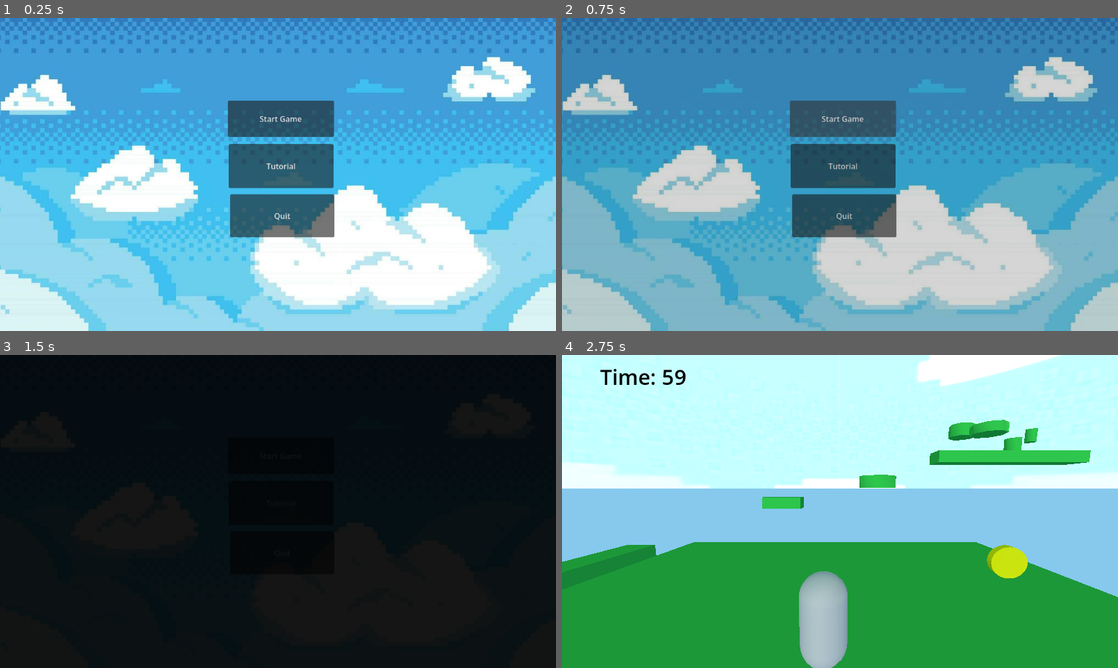
Above: before the commit, frames 1-4 (two rows, left to right).
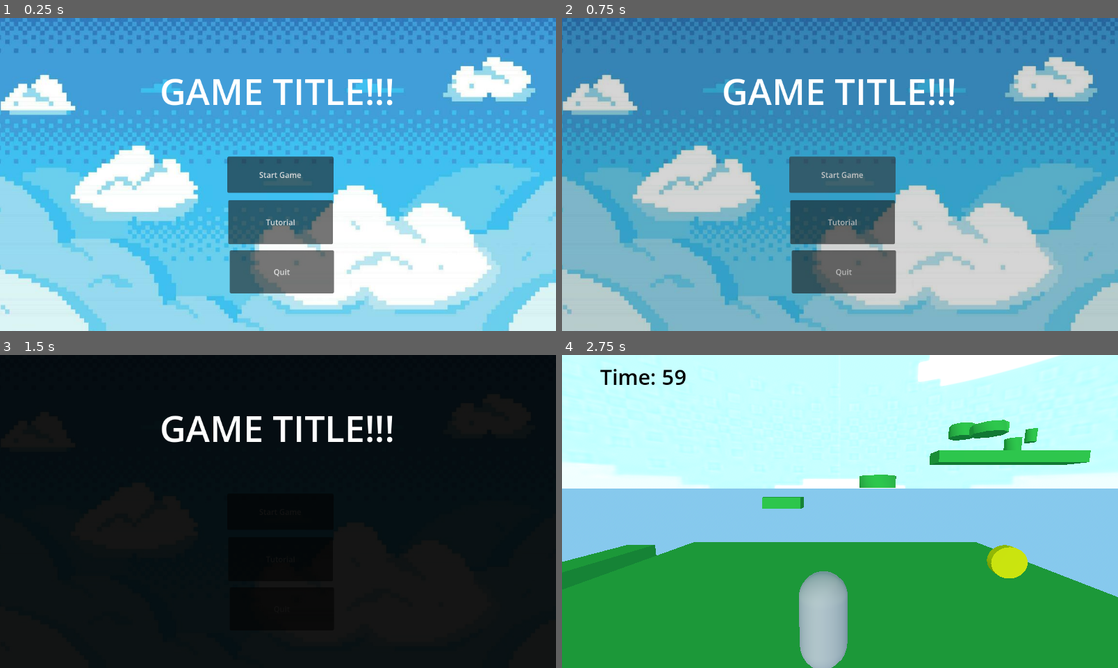
Above: after the commit, the same moments.

Repository: dbpkc15/CapstoneProject
Game: Godot game, scene res://main_menu.tscn
The game is run twice, just before and just after one commit, with the same random seed, the same clock (stepped at 60 frames per second) and the same inputs.
Inputs:
- Up to frame 1 (0.25 s): no input
- Up to frame 2 (0.75 s): click "Start Game" at 0.5 s
- Up to frame 3 (1.5 s): click "Start Game" at 1.25 s
- Up to frame 4 (2.75 s): click "Level 2" at 2 s

The runs differ from the first frame. In frame 1, 8.4% of the frame differs, in the area x 29-71%, y 19-88%; in frame 2, 8.4%; in frame 3, 1.4%; in frame 4, nothing differs.

Commit message:
Optional coin score and lose screen

Diff:
--- a/capstone-project/GameManager.gd
+++ b/capstone-project/GameManager.gd
@@ -2,3 +2,5 @@
 
 var coins_collected = 0
 var total_coins = 0
+
+var optional_coins_collected = 0
--- a/capstone-project/LoseScreen.tscn
+++ b/capstone-project/LoseScreen.tscn
@@ -1,8 +1,10 @@
 [gd_scene format=3 uid="uid://t855ae6i8yet"]
 
 [ext_resource type="Texture2D" uid="uid://cc8cipykre8aa" path="res://background.jpeg" id="1_cgnti"]
+[ext_resource type="Script" uid="uid://dw5ub0py2px8u" path="res://lose_screen.gd" id="1_rrrys"]
 
 [node name="Node2D" type="Node2D" unique_id=1328264485]
+script = ExtResource("1_rrrys")
 
 [node name="TextureRect" type="TextureRect" parent="." unique_id=113725609]
 offset_left = -2.0
@@ -10,3 +12,59 @@
 offset_right = 1305.0
 offset_bottom = 758.0
 texture = ExtResource("1_cgnti")
+
+[node name="Label" type="Label" parent="." unique_id=41581657]
+offset_top = 117.0
+offset_right = 1153.0
+offset_bottom = 302.0
+theme_override_font_sizes/font_size = 75
+text = "Game Over!"
+horizontal_alignment = 1
+
+[node name="Button_Manager" type="Control" parent="." unique_id=686444364]
+layout_mode = 3
+anchors_preset = 0
+offset_right = 40.0
+offset_bottom = 36.0
+
+[node name="MainMenu" type="Button" parent="Button_Manager" unique_id=1696461579]
+layout_mode = 0
+offset_left = 468.0
+offset_top = 492.0
+offset_right = 684.0
+offset_bottom = 581.0
+text = "Main Menu"
+
+[node name="RestartLevel" type="Button" parent="Button_Manager" unique_id=2058375044]
+layout_mode = 0
+offset_left = 467.0
+offset_top = 376.0
+offset_right = 683.0
+offset_bottom = 465.0
+text = "Restart Level
+"
+
+[node name="Button_Manager" type="Control" parent="Button_Manager/RestartLevel" unique_id=813318992]
+anchors_preset = 0
+offset_right = 40.0
+offset_bottom = 36.0
+
+[node name="MainMenu" type="Button" parent="Button_Manager/RestartLevel/Button_Manager" unique_id=50984126]
+layout_mode = 0
+offset_left = 476.0
+offset_top = 492.0
+offset_right = 692.0
+offset_bottom = 581.0
+text = "Main Menu"
+
+[node name="NextLevel" type="Button" parent="Button_Manager/RestartLevel/Button_Manager" unique_id=241980784]
+layout_mode = 0
+offset_left = 475.0
+offset_top = 376.0
+offset_right = 691.0
+offset_bottom = 465.0
+text = "Next Level
+"
+
+[connection signal="pressed" from="Button_Manager/MainMenu" to="." method="_on_main_menu_pressed"]
+[connection signal="pressed" from="Button_Manager/RestartLevel" to="." method="_on_restart_level_pressed"]
--- a/capstone-project/WinScreen.tscn
+++ b/capstone-project/WinScreen.tscn
@@ -50,5 +50,24 @@
 stretch_mode = 6
 metadata/_edit_lock_ = true
 
+[node name="LevelCompleted" type="Label" parent="." unique_id=738057321]
+offset_left = -1.0
+offset_top = 87.0
+offset_right = 1153.0
+offset_bottom = 177.0
+theme_override_font_sizes/font_size = 65
+text = "Level Completed!"
+horizontal_alignment = 1
+
+[node name="ScoreLabel" type="Label" parent="." unique_id=1404940877]
+offset_left = 2.0
+offset_top = 133.0
+offset_right = 1153.0
+offset_bottom = 397.0
+theme_override_font_sizes/font_size = 60
+text = "+0"
+horizontal_alignment = 1
+vertical_alignment = 1
+
 [connection signal="pressed" from="Button_Manager/MainMenu" to="." method="_on_main_menu_pressed"]
 [connection signal="pressed" from="Button_Manager/NextLevel" to="." method="_on_next_level_pressed"]
--- a/capstone-project/character_body_3d.gd
+++ b/capstone-project/character_body_3d.gd
@@ -67,3 +67,9 @@
 func respawn():
 	velocity = Vector3.ZERO
 	global_position = spawn_position
+
+var score = 0
+
+func add_score(amount: int):
+	score += amount
+	print("Score: ", score)
--- a/capstone-project/level_1.gd
+++ b/capstone-project/level_1.gd
@@ -1,6 +1,7 @@
 extends Node3D
 
 func _ready() -> void:
+	LevelManager.currentLevelIndex = 1
 
 	GameManager.coins_collected = 0
 	GameManager.total_coins = get_tree().get_nodes_in_group("Coins").size()
--- a/capstone-project/level_2.gd
+++ b/capstone-project/level_2.gd
@@ -1,4 +1,11 @@
 extends Node3D
 
 func _ready() -> void:
+	LevelManager.currentLevelIndex = 2
+
+	GameManager.coins_collected = 0
+	GameManager.total_coins = get_tree().get_nodes_in_group("Coins").size()
+
+	print("Total coins:", GameManager.total_coins)
+
 	AudioController.play_music()
--- a/capstone-project/level_3.gd
+++ b/capstone-project/level_3.gd
@@ -1,4 +1,11 @@
 extends Node3D
 
 func _ready() -> void:
+	LevelManager.currentLevelIndex = 3
+
+	GameManager.coins_collected = 0
+	GameManager.total_coins = get_tree().get_nodes_in_group("Coins").size()
+
+	print("Total coins:", GameManager.total_coins)
+
 	AudioController.play_music()
--- /dev/null
+++ b/capstone-project/lose_screen.gd
@@ -0,0 +1,24 @@
+extends Node2D
+
+
+# Called when the node enters the scene tree for the first time.
+func _ready() -> void:
+	pass # Replace with function body.
+
+
+# Called every frame. 'delta' is the elapsed time since the previous frame.
+func _process(delta: float) -> void:
+	pass
+
+
+func _on_main_menu_pressed() -> void:
+	get_tree().change_scene_to_file("res://main_menu.tscn")
+
+func _on_restart_level_pressed() -> void:
+	match LevelManager.currentLevelIndex:
+		1:
+			get_tree().change_scene_to_file("res://Level_1.tscn")
+		2:
+			get_tree().change_scene_to_file("res://Level_2.tscn")
+		3:
+			get_tree().change_scene_to_file("res://Level_3.tscn")
--- a/capstone-project/main_menu.tscn
+++ b/capstone-project/main_menu.tscn
@@ -16,27 +16,27 @@
 [node name="Start" type="Button" parent="Button_Manager" unique_id=640385594]
 layout_mode = 1
 anchors_preset = -1
-offset_left = 472.0
-offset_top = 171.0
-offset_right = 692.0
-offset_bottom = 246.0
+offset_left = 471.0
+offset_top = 287.0
+offset_right = 691.0
+offset_bottom = 362.0
 text = "Start Game"
 
 [node name="Tutorial" type="Button" parent="Button_Manager" unique_id=754660856]
 layout_mode = 1
 anchors_preset = -1
-offset_left = 474.0
-offset_top = 261.0
-offset_right = 691.0
-offset_bottom = 352.2
+offset_left = 473.0
+offset_top = 377.0
+offset_right = 690.0
+offset_bottom = 468.2
 text = "Tutorial"
 
 [node name="Quit" type="Button" parent="Button_Manager" unique_id=267851388]
 layout_mode = 0
-offset_left = 477.0
-offset_top = 365.0
-offset_right = 693.0
-offset_bottom = 454.0
+offset_left = 476.0
+offset_top = 481.0
+offset_right = 692.0
+offset_bottom = 570.0
 text = "Quit"
 
 [node name="Fade_Transition" parent="." unique_id=1402769930 instance=ExtResource("2_7vrkn")]
@@ -69,6 +69,14 @@
 stretch_mode = 6
 metadata/_edit_lock_ = true
 
+[node name="Label" type="Label" parent="." unique_id=1886424711]
+offset_top = 99.0
+offset_right = 1150.0
+offset_bottom = 274.0
+theme_override_font_sizes/font_size = 75
+text = "GAME TITLE!!!"
+horizontal_alignment = 1
+
 [connection signal="pressed" from="Button_Manager/Start" to="." method="_on_start_pressed"]
 [connection signal="pressed" from="Button_Manager/Tutorial" to="." method="_on_options_pressed"]
 [connection signal="pressed" from="Button_Manager/Quit" to="." method="_on_quit_pressed"]
--- a/capstone-project/optionalcoin.gd
+++ b/capstone-project/optionalcoin.gd
@@ -2,14 +2,23 @@
 
 const ROT_SPEED = 2
 
-# Called when the node enters the scene tree for the first time.
 func _ready():
-	pass # Replace with function body.
+	pass
 
 
-# Called every frame. 'delta' is the elapsed time since the previous frame.
 func _process(delta):
 	rotate_y(deg_to_rad(ROT_SPEED))
 
 func _on_body_entered(body: Node3D) -> void:
-	queue_free()
+	if body is CharacterBody3D:
+
+		GameManager.optional_coins_collected += 1
+
+		body.add_score(1)
+
+		var popup = preload("res://score_popup.tscn").instantiate()
+		get_tree().current_scene.add_child(popup)
+
+		popup.global_position = global_position
+
+		queue_free()
--- /dev/null
+++ b/capstone-project/score_popup.gd
@@ -0,0 +1,11 @@
+extends Label3D
+
+var float_speed = 1.5
+var lifetime = 1.0
+
+func _process(delta):
+	position.y += float_speed * delta
+	lifetime -= delta
+
+	if lifetime <= 0:
+		queue_free()
--- /dev/null
+++ b/capstone-project/score_popup.tscn
@@ -0,0 +1,9 @@
+[gd_scene format=3 uid="uid://3qcsem2nr31j"]
+
+[ext_resource type="Script" uid="uid://dva608my8q8qj" path="res://score_popup.gd" id="1_qwwca"]
+
+[node name="ScorePopup" type="Label3D" unique_id=1941059060]
+billboard = 1
+text = "+1"
+font_size = 100
+script = ExtResource("1_qwwca")
--- a/capstone-project/win_screen.gd
+++ b/capstone-project/win_screen.gd
@@ -37,3 +37,9 @@
 
 	elif button_type == "NextLevel" :
 		await $Fade_Transition/AnimationPlayer.animation_finisheded
+
+@onready var score_label = $ScoreLabel
+
+func _ready():
+	score_label.text = "+" + str(GameManager.optional_coins_collected)
+	GameManager.optional_coins_collected = 0
Not shown, added: capstone-project/lose_screen.gd.uid
Not shown, added: capstone-project/score_popup.gd.uid
